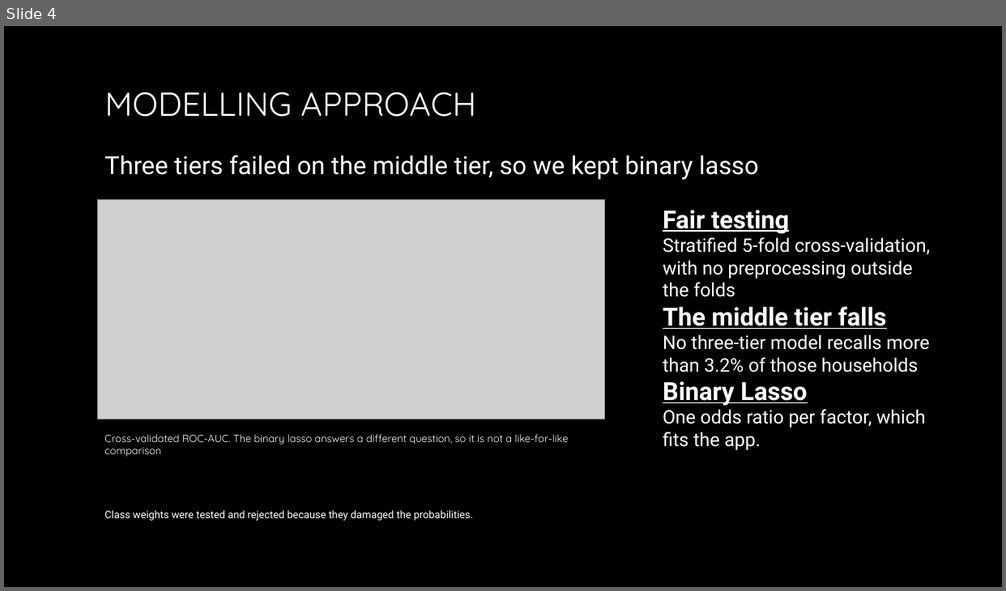
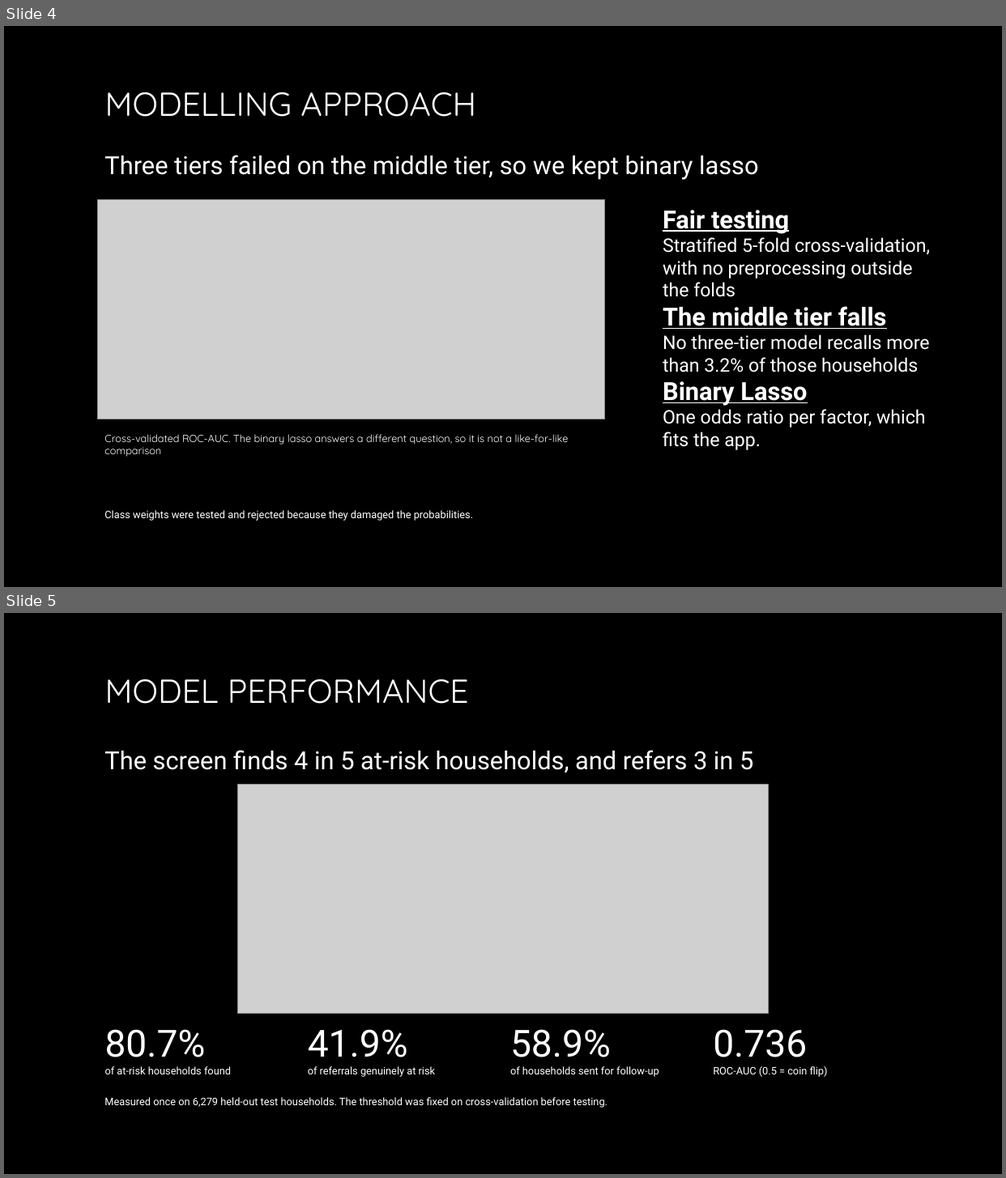
Before and after one commit to timothywubbeling/BIN381, a slide deck: report/M4/BIN381_M4_PersonA_Slides_1_4.pptx. Shown one above the other, each under a label of ours: slide 4 before the commit, slides 4 and 5 after it. The pictures are 1006x591 and 1006x1178 pixels, drawn with LibreOffice and Linux fonts; fonts in the diff are those of the drawing; grey boxes stand for pictures; background and template pictures are left out. Boxes give left, top, right and bottom in pixels: in the first picture for what was removed or moved away, otherwise in the second. Text is boxed around its words. In the diff, an @@ line names an element or a change of style, - is before the commit and + after.

```diff
--- a/report/M4/BIN381_M4_PersonA_Slides_1_4.pptx
+++ b/report/M4/BIN381_M4_PersonA_Slides_1_4.pptx
@@ slide 5 added at [4, 613, 1002, 1174], background picture (left out) @@
@@ title added at [105, 679, 469, 704], 32 pt, text gradient #FFFFFF to #A6A6A6 @@
+MODEL PERFORMANCE
@@ text added at [104, 750, 753, 773], 24 pt, text #FFFFFF @@
+The screen finds 4 in 5 at-risk households, and refers 3 in 5
@@ picture added at [237, 785, 768, 1013] @@
@@ text added at [105, 1029, 231, 1075], 10 pt, text #FFFFFF @@
+80.7%
+of at-risk households found
@@ text added at [308, 1029, 436, 1077], 10 pt, text #FFFFFF @@
+41.9%
+of referrals genuinely at risk
@@ text added at [510, 1029, 659, 1077], 10 pt, text #FFFFFF @@
+58.9%
+of households sent for follow-up
@@ text added at [713, 1029, 828, 1077], 10 pt, text #FFFFFF @@
+0.736
+ROC-AUC (0.5 = coin flip)
@@ text added at [104, 1097, 607, 1108], 10 pt, text #FFFFFF @@
+Measured once on 6,279 held-out test households. The threshold was fixed on cross-validation before testing.
```
Also in this commit, not shown: 2 other slides added, 1 other file.
